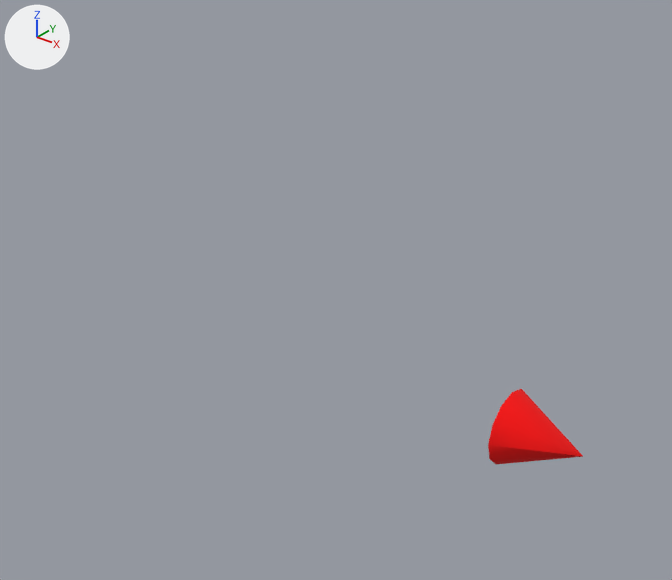
One commit to the glTF model iris/assets/models/Gnomon/gnomon.gltf: the scene before it, then after it.
Camera for both pictures: a camera (50 mm lens) standing at (0.37, -0.446, 0.33) and looking at (0.084, -0.088, 0.108). Arrows for +X, +Y and +Z are at upper left; the lights stay in place. Where no turn or scale is listed for an object, it has been applied to the vertices.

The scene before the commit, as lines of its bpy script (objects in view):
```python
me_mesh0 = bpy.data.meshes.new('mesh0')
me_mesh0.from_pydata(...)  # a 12-sided cone pointing to +x spanning x 0.1509..0.2009, y -0.025..0.025, z -0.0248..0.0252
me_mesh0.materials.append(mat_red)  # red #ff0000
ob_mesh0 = bpy.data.objects.new('mesh0', me_mesh0)
ob_mesh0.location = (0.0, 0.0, 0.0)
```
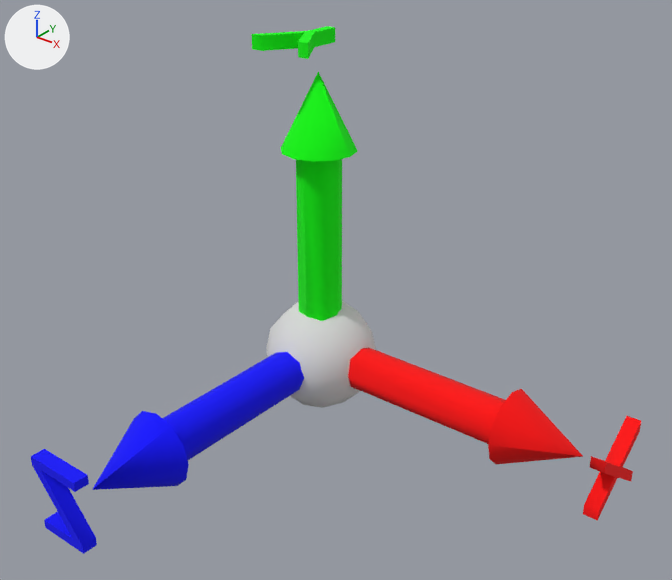
Location of each change, (x1, y1, x2, y2) in pixels of the pictures (672 x 580 px):
'mesh4', added (green): after (296, 159, 342, 321)
'mesh3', added (red): after (348, 348, 505, 444)
'mesh6', added: after (266, 301, 376, 408)
'mesh5', added (blue): after (162, 352, 304, 460)
'mesh2', added (blue): after (92, 411, 189, 490)
'mesh1', added (green): after (281, 72, 357, 162)
'mesh9', added (blue): after (31, 449, 97, 554)
'mesh7', added (red): after (583, 416, 641, 521)
'mesh8', added (green): after (252, 26, 335, 59)

The edits, one by one:
Material 'Blue' (mat_blue) is new.
Its base color is (0.0, 0.0, 1.0) (blue #0000ff).
Its roughness is 1.0.
Material 'Green' (mat_green) is new.
Its base color is (0.0, 1.0, 0.0) (green #00ff00).
Its roughness is 1.0.
Material 'Gray' (mat_gray) is new.
Its base color is (0.7, 0.7, 0.7) (light grey #dadada).
Its roughness is 1.0.
Mesh me_mesh9 is new.
It has 36 vertices, 68 faces and spans x -0.023..0.015, y -0.2224..-0.2133, z -0.0233..0.0248.
It uses material mat_blue (blue #0000ff).
Mesh me_mesh8 is new.
It has 22 vertices, 40 faces and spans x -0.0239..0.0202, y -0.0341..0.014, z 0.2153..0.2243.
It uses material mat_green (green #00ff00).
Mesh me_mesh7 is new.
It has 56 vertices, 108 faces and spans x 0.2143..0.2233, y -0.024..0.024, z -0.0218..0.0222.
It uses material mat_red (red #ff0000).
Mesh me_mesh6 is new.
It is a UV sphere (12 segments, 6 rings, poles along y) spanning x -0.04..0.04, y -0.04..0.04, z -0.04..0.04.
It uses material mat_gray (light grey #dadada).
Mesh me_mesh5 is new.
It has 18 vertices, 32 faces and spans x -0.015..0.015, y -0.152..-0.002, z -0.014..0.016.
It uses material mat_blue (blue #0000ff).
Mesh me_mesh4 is new.
It has 18 vertices, 32 faces and spans x -0.014..0.016, y -0.017..0.013, z 0.0..0.15.
It uses material mat_green (green #00ff00).
Mesh me_mesh3 is new.
It has 18 vertices, 32 faces and spans x 0.001..0.151, y -0.015..0.015, z -0.015..0.015.
It uses material mat_red (red #ff0000).
Mesh me_mesh2 is new.
It is a 12-sided cone pointing to -y spanning x -0.0252..0.0248, y -0.2019..-0.1518, z -0.0242..0.0258.
It uses material mat_blue (blue #0000ff).
Mesh me_mesh1 is new.
It is a 12-sided cone pointing to +z spanning x -0.0242..0.0258, y -0.0268..0.0232, z 0.1499..0.1999.
It uses material mat_green (green #00ff00).
Object 'mesh9' (ob_mesh9) is new; it shows me_mesh9.
Its location is (0.0, 0.0, 0.0).
Object 'mesh8' (ob_mesh8) is new; it shows me_mesh8.
Its location is (0.0, 0.0, 0.0).
Object 'mesh7' (ob_mesh7) is new; it shows me_mesh7.
Its location is (0.0, 0.0, 0.0).
Object 'mesh6' (ob_mesh6) is new; it shows me_mesh6.
Its location is (0.0, 0.0, 0.0).
Object 'mesh5' (ob_mesh5) is new; it shows me_mesh5.
Its location is (0.0, 0.0, 0.0).
Object 'mesh4' (ob_mesh4) is new; it shows me_mesh4.
Its location is (0.0, 0.0, 0.0).
Object 'mesh3' (ob_mesh3) is new; it shows me_mesh3.
Its location is (0.0, 0.0, 0.0).
Object 'mesh2' (ob_mesh2) is new; it shows me_mesh2.
Its location is (0.0, 0.0, 0.0).
Object 'mesh1' (ob_mesh1) is new; it shows me_mesh1.
Its location is (0.0, 0.0, 0.0).
